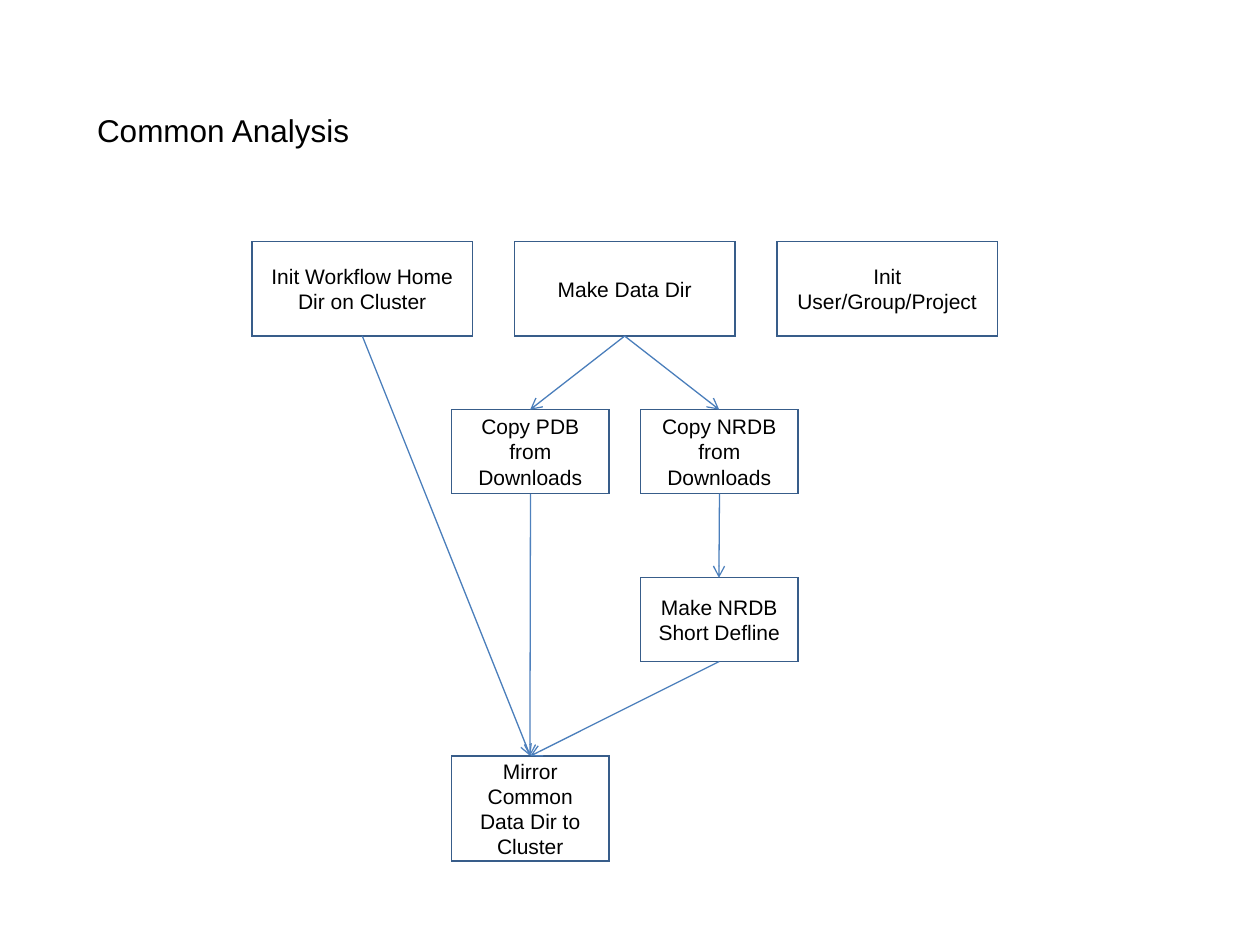
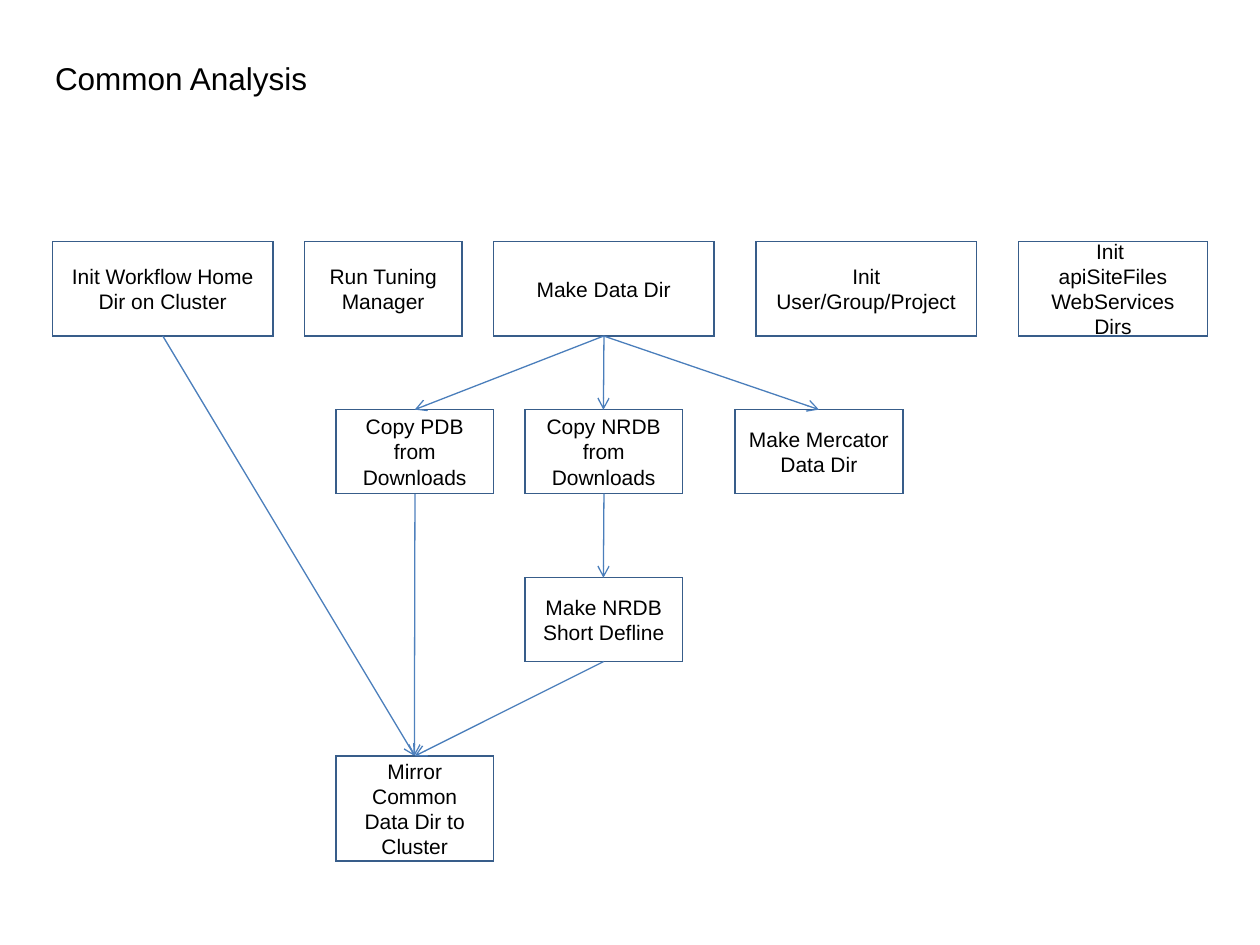
Before and after one commit to VEuPathDB/ApiCommonData, a slide deck: slide 2 of Load/doc/workflow/AnalysisWorkflow.ppt. Drawn at 1260x945 pixels with LibreOffice and Linux fonts; fonts in the diff are those of the drawing. Boxes give left, top, right and bottom in pixels: in the first picture for what was removed or moved away, otherwise in the second. Text is boxed around its words. In the diff, an @@ line names an element or a change of style, - is before the commit and + after.

```diff
--- a/Load/doc/workflow/AnalysisWorkflow.ppt
+++ b/Load/doc/workflow/AnalysisWorkflow.ppt
@@ text "Common Analysis": place and size @@
-text "Common Analysis" at <box>97,119,349,148</box>
+text "Common Analysis" at <box>55,67,307,96</box>
@@ rectangle "Init Workflow Home Dir on ...": place and size @@
-rectangle "Init Workflow Home Dir on ..." at <box>252,242,472,336</box>
+rectangle "Init Workflow Home Dir on ..." at <box>53,242,273,336</box>
@@ rectangle added at <box>305,242,462,336</box>, fill #FFFFFF, outline #385D8A 0.99 pt, 12 pt, text #000000 @@
+Run Tuning Manager
@@ rectangle "Make Data Dir": place and size @@
-rectangle "Make Data Dir" at <box>514,242,735,336</box>
+rectangle "Make Data Dir" at <box>494,242,714,336</box>
@@ rectangle "Init User/Group/Project": place and size @@
-rectangle "Init User/Group/Project" at <box>777,242,998,336</box>
+rectangle "Init User/Group/Project" at <box>756,242,976,336</box>
@@ rectangle added at <box>1018,242,1207,336</box>, fill #FFFFFF, outline #385D8A 0.99 pt, 12 pt, text #000000 @@
+Init
+apiSiteFiles WebServices Dirs
@@ arrow moved from (363, 336) - (530, 756) to (163, 336) - (415, 756) @@
@@ arrow moved from (625, 336) - (530, 410) to (604, 336) - (415, 410) @@
@@ arrow moved from (625, 336) - (719, 410) to (604, 336) - (819, 410) @@
@@ arrow added from (604, 336) to (604, 410), #4A7EBB 0.74 pt @@
@@ rectangle added at <box>735,410,902,494</box>, fill #FFFFFF, outline #385D8A 0.99 pt, 12 pt, text #000000 @@
+Make Mercator Data Dir
@@ 4 rectangles, 3 arrows: place and size @@
-4 rectangles, 3 arrows at <box>451,410,798,861</box>
+4 rectangles, 3 arrows at <box>336,410,683,861</box>
```
Also in this commit, not shown: 11 other slides changed, 3 slides added, 3 slides removed.
